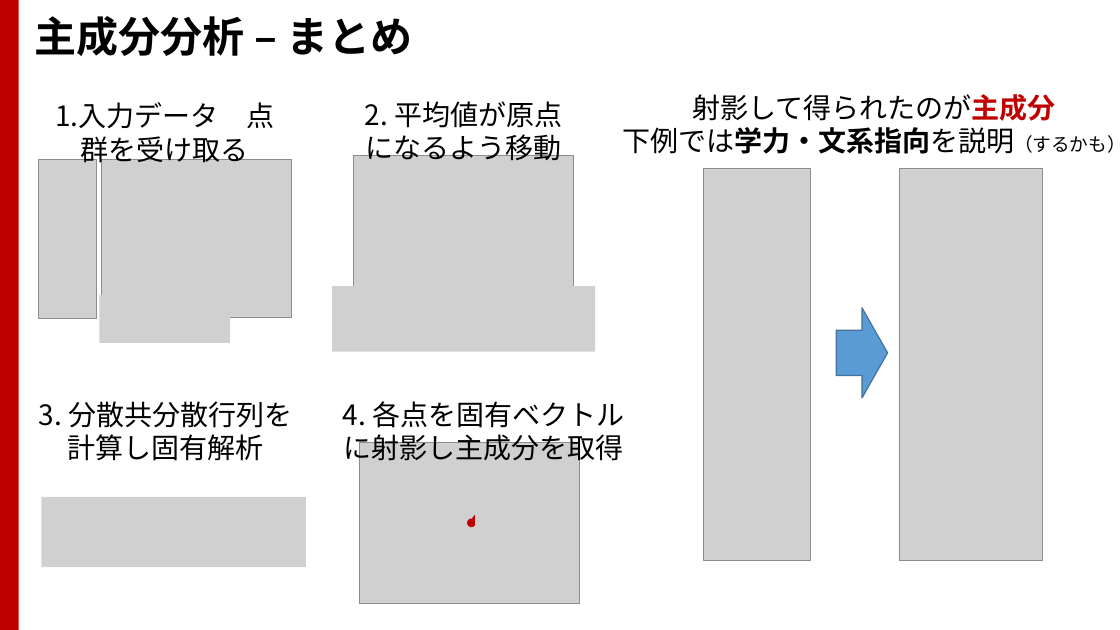
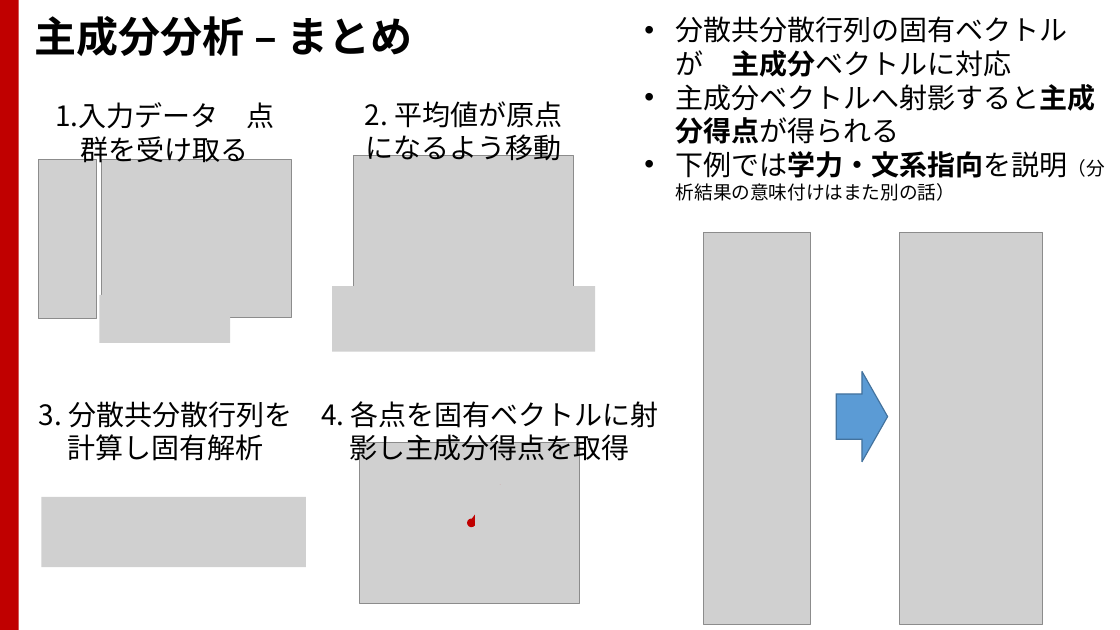
Before and after one commit to TakashiIjiri/TakashiIjiri.github.io, a slide deck: slide 25 of classes/dm2019_2/dm2_8.pptx. Drawn at 1120x630 pixels with LibreOffice and Linux fonts; fonts in the diff are those of the drawing; grey boxes stand for pictures. Boxes give left, top, right and bottom in pixels: in the first picture for what was removed or moved away, otherwise in the second. Text is boxed around its words. In the diff, an @@ line names an element or a change of style, - is before the commit and + after.

```diff
--- a/classes/dm2019_2/dm2_8.pptx
+++ b/classes/dm2019_2/dm2_8.pptx
@@ text at [676, 16, 1105, 201]: text changed @@
-射影して得られたのが主成分
-下例では学力・文系指向を説明（するかも）
+• 分散共分散行列の固有ベクトルが 主成分ベクトルに対応
+• 主成分ベクトルへ射影すると主成分得点が得られる
+• 下例では学力・文系指向を説明（分析結果の意味付けはまた別の話）
@@ 2 pictures, 1 right arrow: place and size @@
-2 pictures, 1 right arrow at [704, 168, 1043, 560]
+2 pictures, 1 right arrow at [704, 232, 1043, 624]
@@ text at [321, 401, 659, 466]: text changed @@
-4. 各点を固有ベクトルに射影し主成分を取得
+4. 各点を固有ベクトルに射影し主成分得点を取得
```
Also in this commit, not shown: 25 other slides changed, 1 slide added, 3 other files.
